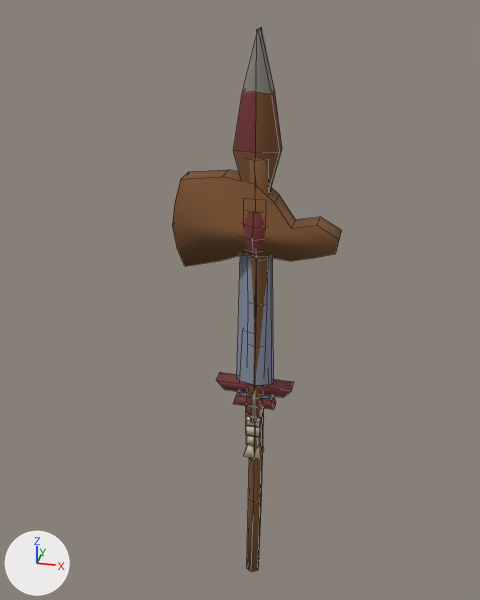
An edit to the Blender file art-src/weapon-pack/weapon_set_src.blend, drawn before and after from the same camera.
Both versions are drawn from a 50 mm camera at (0.41, -2.0, 1.55) aimed at (-0.08, 0.08, 0.45). The axes (+X, +Y, +Z) are drawn at lower left. The lights are the same throughout. The first picture is the older version. Mesh edges are drawn as thin lines.

Script lines for the objects in view, before the commit:
```python
me_wpn_axe_01_009 = bpy.data.meshes.new('wpn_axe_01.009')
me_wpn_axe_01_009.from_pydata(...)  # 100 vertices, 75 faces; spans x -0.276..0.272, y -0.062..0.062, z 0.0..1.0
me_wpn_axe_01_009.polygons.foreach_set('use_smooth', [True] * 75)
me_wpn_axe_01_009.materials.append(mat_weaponpalette)  # picture img_weapon_palette
me_wpn_knife_01_004 = bpy.data.meshes.new('wpn_knife_01.004')
me_wpn_knife_01_004.from_pydata(...)  # 56 vertices, 42 faces; spans x -0.078..0.078, y -0.027..0.027, z -0.112..0.53
me_wpn_knife_01_004.polygons.foreach_set('use_smooth', [True] * 42)
me_wpn_knife_01_004.materials.append(mat_weaponpalette)  # picture img_weapon_palette
me_wpn_spear_01_003 = bpy.data.meshes.new('wpn_spear_01.003')
me_wpn_spear_01_003.from_pydata(...)  # 60 vertices, 49 faces; spans x -0.07..0.07, y -0.04..0.04, z -0.8..1.37
me_wpn_spear_01_003.polygons.foreach_set('use_smooth', [True] * 49)
me_wpn_spear_01_003.materials.append(mat_weaponpalette)  # picture img_weapon_palette
me_wpn_sword_01_003 = bpy.data.meshes.new('wpn_sword_01.003')
me_wpn_sword_01_003.from_pydata(...)  # 72 vertices, 54 faces; spans x -0.141..0.141, y -0.035..0.035, z -0.17..1.01
me_wpn_sword_01_003.polygons.foreach_set('use_smooth', [True] * 54)
me_wpn_sword_01_003.materials.append(mat_weaponpalette)  # picture img_weapon_palette
ob_wpn_axe_01 = bpy.data.objects.new('wpn_axe_01', me_wpn_axe_01_009)
ob_wpn_axe_01.location = (0.0, 0.0, 0.0)
ob_wpn_knife_01 = bpy.data.objects.new('wpn_knife_01', me_wpn_knife_01_004)
ob_wpn_knife_01.location = (0.0, 0.0, 0.0)
ob_wpn_spear_01 = bpy.data.objects.new('wpn_spear_01', me_wpn_spear_01_003)
ob_wpn_spear_01.location = (0.0, 0.0, 0.0)
ob_wpn_sword_01 = bpy.data.objects.new('wpn_sword_01', me_wpn_sword_01_003)
ob_wpn_sword_01.location = (0.0, 0.0, 0.0)
```
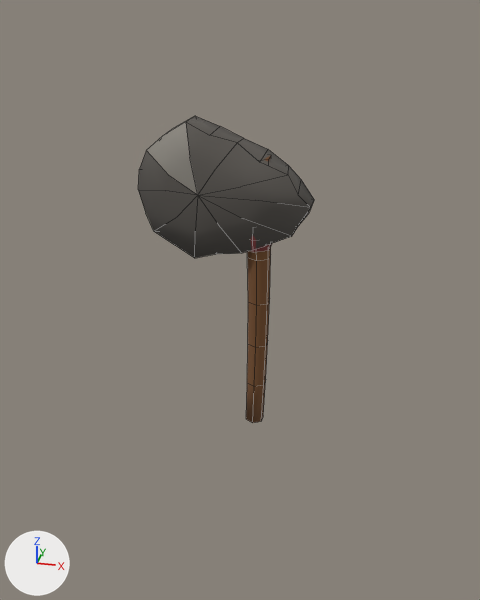
Where the newer file only moved an object's origin or applied its transform, the numbers keep the older frame.

Changed parts and their boxes [x1, y1, x2, y2] in the pictures (480 x 600 px):
'wpn_axe_01', reshaped (16% taller)
    before: [172, 159, 342, 423]
    after: [138, 116, 314, 423]
'wpn_spear_01', deleted
    before: [233, 27, 282, 572]
'wpn_sword_01', deleted
    before: [216, 255, 294, 459]
'wpn_knife_01', deleted
    before: [233, 381, 276, 446]
part 1 of me_wpn_axe_01_009, added
    after: [138, 116, 314, 258]
part 2 of me_wpn_axe_01_009, deleted (brown)
    before: [172, 170, 342, 266]

The change, as a list of edits to the scene's bpy script:
```text
Change me_wpn_axe_01_009:
    used by ob_wpn_axe_01; location = (0.0, 0.0, 0.0)
    remove me_wpn_axe_01_009.from_pydata(...)  # 100 vertices, 75 faces; spans x -0.276..0.272, y -0.062..0.062, z 0.0..1.0
    add me_wpn_axe_01_009.from_pydata(...)  # 128 vertices, 96 faces; spans x -0.399..0.18, y -0.088..0.083, z 0.0..1.107
    me_wpn_axe_01_009 part 1: a new loose piece of 62 vertices spanning x -0.399..0.18, y -0.088..0.083, z 0.651..1.107, in mat_weaponpalette (picture img_weapon_palette)
    me_wpn_axe_01_009 part 2
    34 vertices are removed from x -0.276..0.272, y -0.042..0.042, z 0.62..0.94
    19 faces are deleted
Remove ob_wpn_knife_01:
    ob_wpn_knife_01 = bpy.data.objects.new('wpn_knife_01', me_wpn_knife_01_004)
    ob_wpn_knife_01.location = (0.0, 0.0, 0.0)
Remove ob_wpn_sword_01:
    ob_wpn_sword_01 = bpy.data.objects.new('wpn_sword_01', me_wpn_sword_01_003)
    ob_wpn_sword_01.location = (0.0, 0.0, 0.0)
Remove ob_wpn_spear_01:
    ob_wpn_spear_01 = bpy.data.objects.new('wpn_spear_01', me_wpn_spear_01_003)
    ob_wpn_spear_01.location = (0.0, 0.0, 0.0)
```
